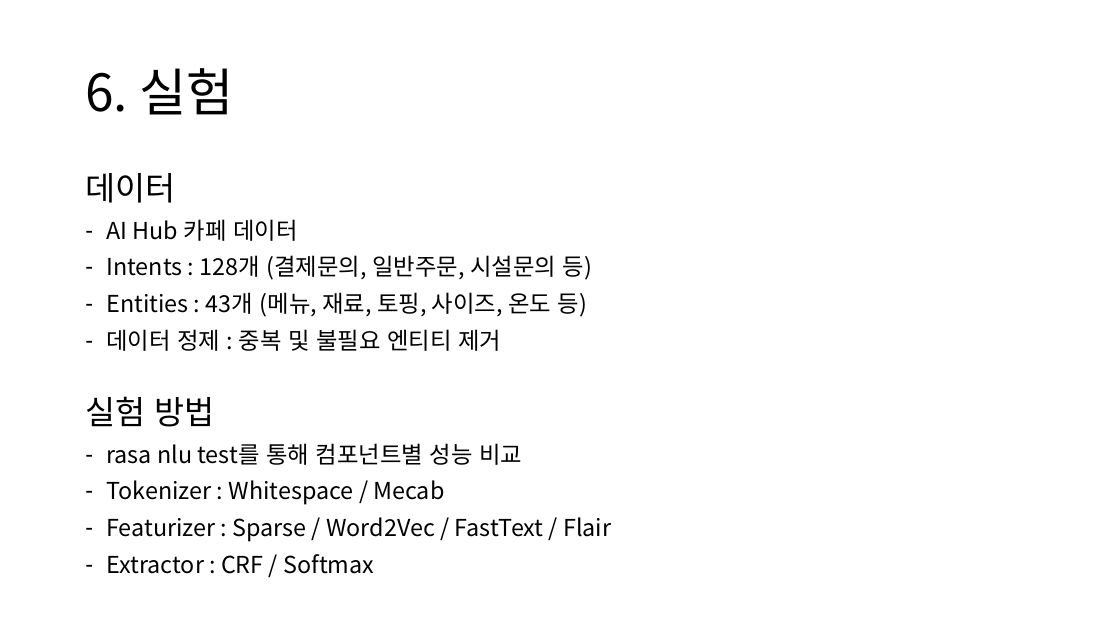
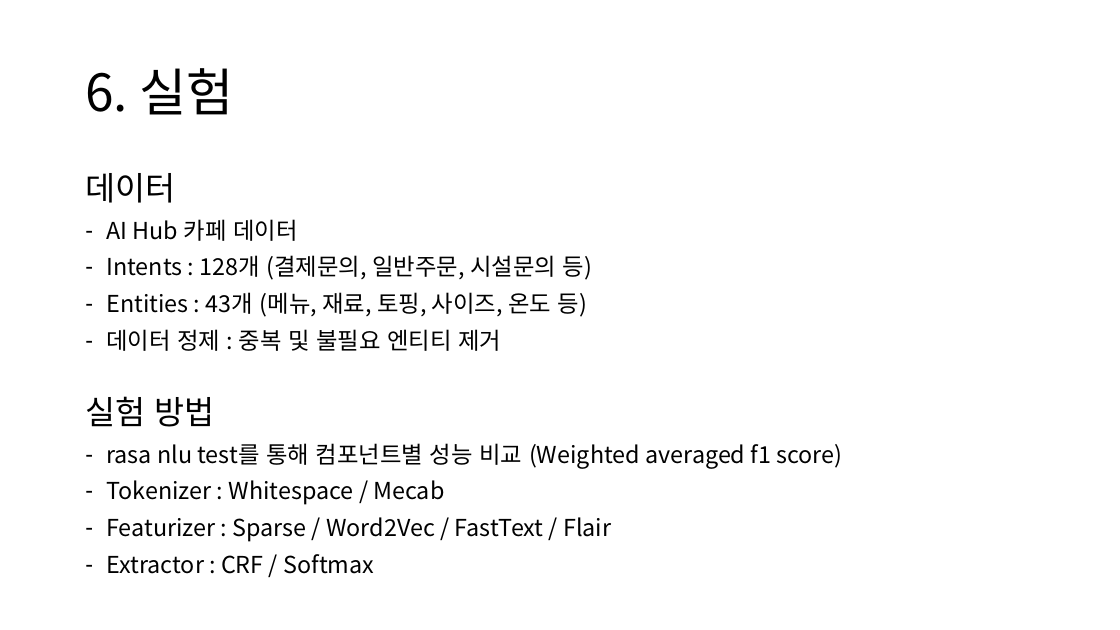
Before and after one commit to yongsun-yoon/chatbot, a slide deck: slide 14 of Rasa custom NLU 모델 개발.pptx. Drawn at 1120x630 pixels with LibreOffice and Linux fonts; fonts in the diff are those of the drawing. Boxes give left, top, right and bottom in pixels: in the first picture for what was removed or moved away, otherwise in the second. Text is boxed around its words. In the diff, an @@ line names an element or a change of style, - is before the commit and + after.

Commit message:
update

```diff
--- a/Rasa custom NLU 모델 개발.pptx
+++ b/Rasa custom NLU 모델 개발.pptx
@@ text at <box>106,443,842,469</box>: text changed @@
-– rasa nlu test를 통해 컴포넌트별 성능 비교
+– rasa nlu test를 통해 컴포넌트별 성능 비교 (Weighted averaged f1 score)
```
Also in this commit, not shown: 2 other slides changed, 3 slides added.
